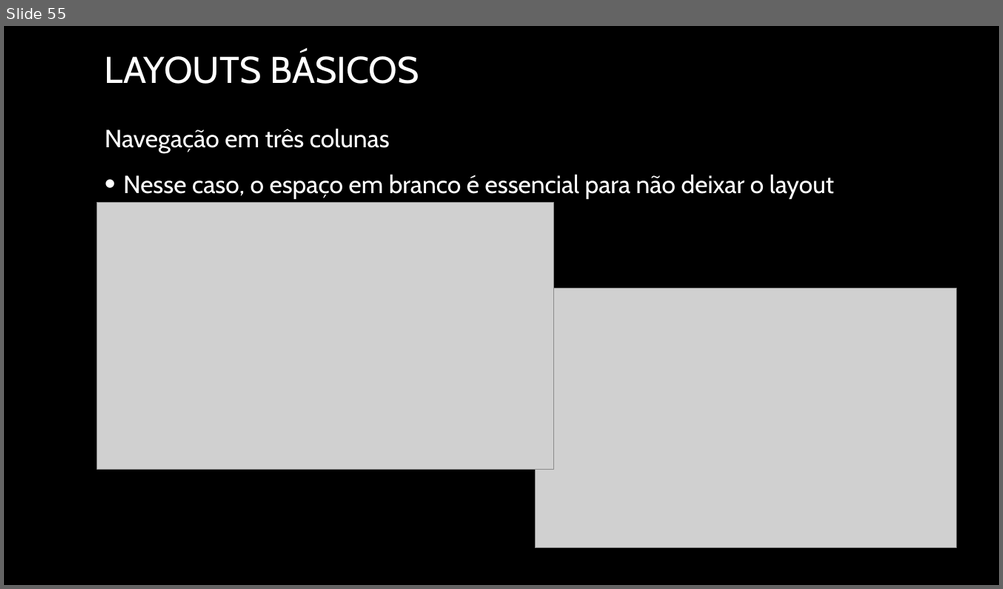
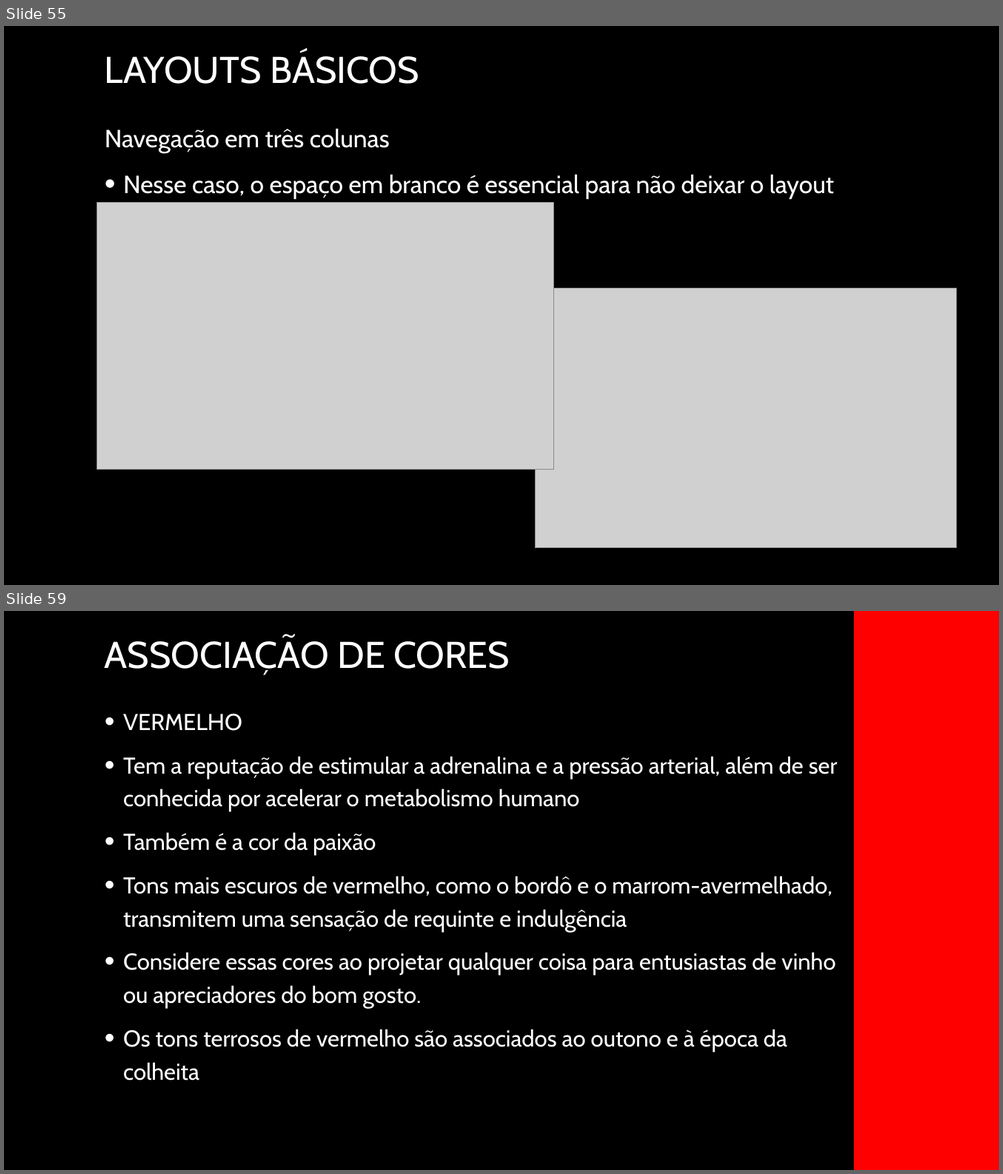
Before and after one commit to joelteixeiradacunha/aulas_php_mysql, a slide deck: Design/Design - Copia.pptx. Shown one above the other, each under a label of ours: slide 55 before the commit, slides 55 and 59 after it; the slides between them are not shown. The pictures are 1003x589 and 1003x1174 pixels, drawn with LibreOffice and Linux fonts; fonts in the diff are those of the drawing; grey boxes stand for pictures; background and template pictures are left out. Boxes give left, top, right and bottom in pixels: in the first picture for what was removed or moved away, otherwise in the second. Text is boxed around its words. In the diff, an @@ line names an element or a change of style, - is before the commit and + after.

```diff
--- a/Design/Design - Copia.pptx
+++ b/Design/Design - Copia.pptx
@@ slide 59 added at (4, 611, 999, 1170), background picture (left out) @@
@@ rectangle added at (854, 611, 999, 1170), fill #FF0000, outline #FF0000 1.25 pt @@
@@ title added at (105, 637, 509, 675), 36 pt, text #FFFFFF @@
+ASSOCIAÇÃO DE CORES
@@ text added at (123, 714, 837, 1081), 22.2 pt, text #FFFFFF @@
+• VERMELHO
+• Tem a reputação de estimular a adrenalina e a pressão arterial, além de ser conhecida por acelerar o metabolismo humano
+• Também é a cor da paixão
+• Tons mais escuros de vermelho, como o bordô e o marrom-avermelhado, transmitem uma sensação de requinte e indulgência
+• Considere essas cores ao projetar qualquer coisa para entusiastas de vinho ou apreciadores do bom gosto.
+• Os tons terrosos de vermelho são associados ao outono e à época da colheita
```
Also in this commit, not shown: 10 other slides added, 6 other files.
